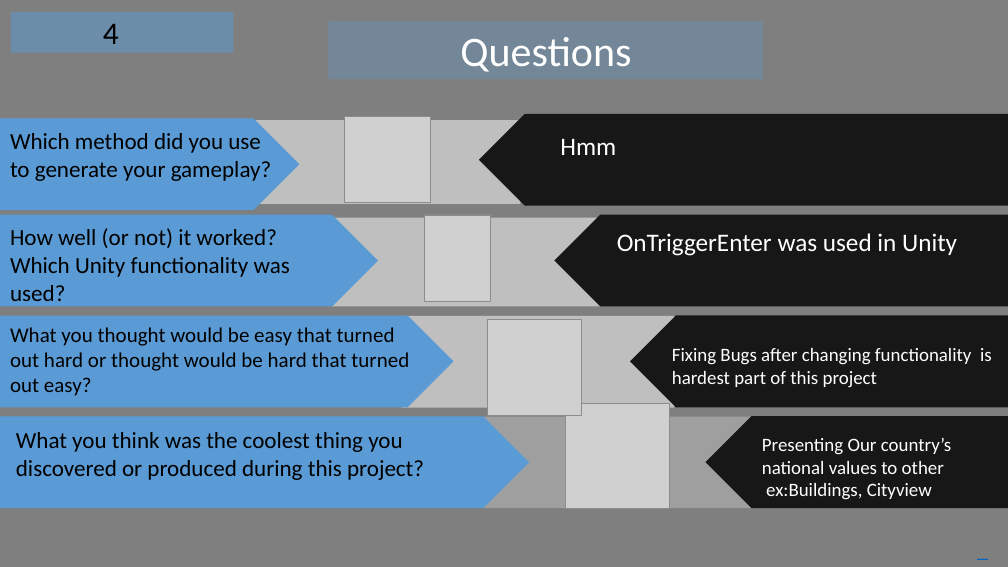
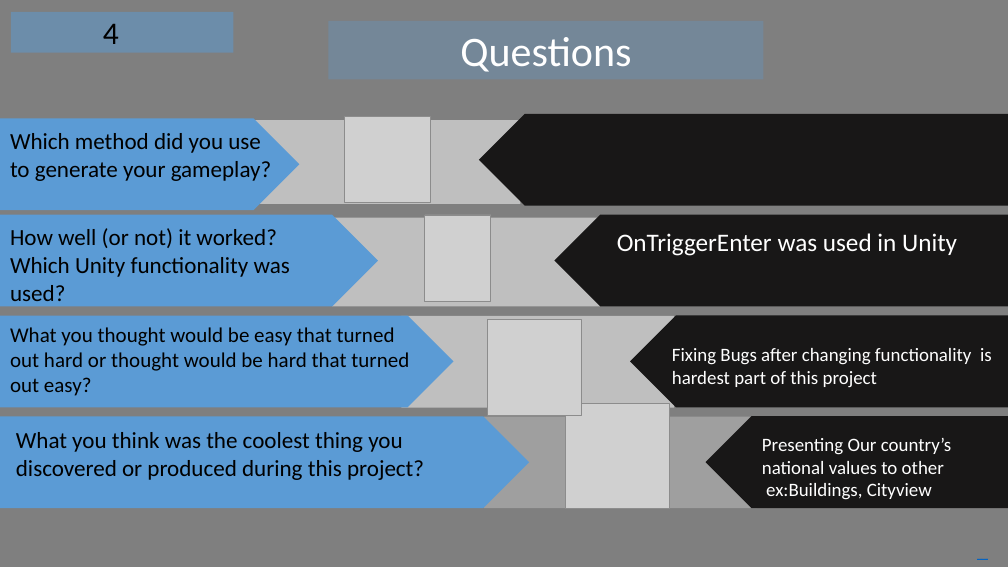
Before and after one commit to ADA-SITE-CSCI4836-2018-Fall/class-game-project-game-ops, a slide deck: slide 4 of CSCI4836-HW04-Presentation.pptx. Drawn at 1008x567 pixels with LibreOffice and Linux fonts; fonts in the diff are those of the drawing; grey boxes stand for pictures; background and template pictures are left out. Boxes give left, top, right and bottom in pixels: in the first picture for what was removed or moved away, otherwise in the second. Text is boxed around its words. In the diff, an @@ line names an element or a change of style, - is before the commit and + after.

```diff
--- a/CSCI4836-HW04-Presentation.pptx
+++ b/CSCI4836-HW04-Presentation.pptx
@@ text removed at [560, 138, 616, 155] @@
-Hmm
```
Also in this commit, not shown: 1 other slide changed, 5 slides added, 8 slides removed.
